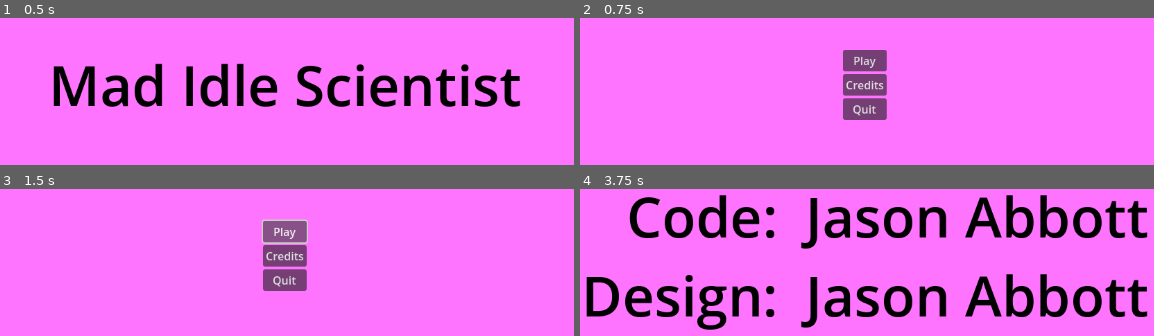
Above: before the commit, frames 1-4 (two rows, left to right).
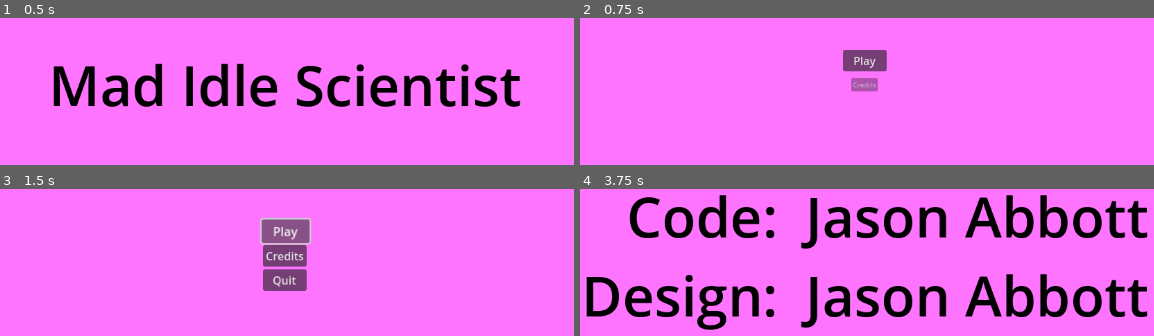
Above: after the commit, the same moments.

Repository: Habidakus/mad-idle-scientist
Game: Godot game, scene res://Scenes/main.tscn
Same seed, same stepped clock (60 frames per second), same inputs: the game is played once before the commit and once after it.
Inputs (mouse positions are in pixels of both pictures, inside the frame that each line leads up to):
- Up to frame 1 (0.5 s): no input
- Up to frame 2 (0.75 s): tap Enter at 0.5 s; move the mouse to (1039, 62) at 0.52 s; click (1039, 62) at 0.67 s
- Up to frame 3 (1.5 s): click "Play" at 1.25 s
- Up to frame 4 (3.75 s): click "Play" at 2 s; click "Play" at 2.75 s; click "Credits" at 3.5 s

Frame 1 is identical in both runs. In frame 2, 2.3% of the frame differs, in the area x 45-54%, y 38-70%; in frame 3, 0.7%; in frame 4, nothing differs.
Error in both runs: Assertion failed: Play is not a valid state (res://Scripts/StateMachine/StateMachine.gd:32)

Commit message:
Added simple control decorator

Diff:
--- a/Scenes/main.tscn
+++ b/Scenes/main.tscn
@@ -1,8 +1,9 @@
-[gd_scene load_steps=4 format=3 uid="uid://7cvnh6gy8rxu"]
+[gd_scene load_steps=5 format=3 uid="uid://7cvnh6gy8rxu"]
 
 [ext_resource type="Script" path="res://Scripts/StateMachine/StateMachine.gd" id="1_2u3i6"]
 [ext_resource type="Script" path="res://Scripts/StateMachine/StateMachineState_AnyKeyToContinue.gd" id="2_6bx2r"]
 [ext_resource type="Script" path="res://Scripts/StateMachine/StateMachineState_MainMenu.gd" id="3_dgp3i"]
+[ext_resource type="Script" path="res://Scripts/Decorators/ControlDecorator.gd" id="4_hagyi"]
 
 [node name="Main" type="Control"]
 layout_mode = 3
@@ -90,13 +91,24 @@
 layout_mode = 2
 text = "Play"
 
+[node name="PlayDecorator" type="Node" parent="MainStateMachine/MainMenu/VBoxContainer/Play"]
+script = ExtResource("4_hagyi")
+
 [node name="Credits" type="Button" parent="MainStateMachine/MainMenu/VBoxContainer"]
 layout_mode = 2
 text = "Credits"
 
+[node name="CreditsDecorator" type="Node" parent="MainStateMachine/MainMenu/VBoxContainer/Credits" node_paths=PackedStringArray("loads_after")]
+script = ExtResource("4_hagyi")
+loads_after = NodePath("../../Play/PlayDecorator")
+
 [node name="Quit" type="Button" parent="MainStateMachine/MainMenu/VBoxContainer"]
 layout_mode = 2
 text = "Quit"
+
+[node name="QuitDecorator" type="Node" parent="MainStateMachine/MainMenu/VBoxContainer/Quit" node_paths=PackedStringArray("loads_after")]
+script = ExtResource("4_hagyi")
+loads_after = NodePath("../../Credits/CreditsDecorator")
 
 [node name="Credits" type="Control" parent="MainStateMachine" node_paths=PackedStringArray("next_state")]
 visible = false
--- /dev/null
+++ b/Scripts/Decorators/ControlDecorator.gd
@@ -0,0 +1,108 @@
+extends Node
+
+class_name ControlDecorator
+
+@export var loads_after : ControlDecorator = null
+
+signal loading_completed
+
+var target : Control = null
+var our_state : StateMachineState = null
+
+# Default Settings
+var settings_default = {
+	"scale": Vector2.ONE,
+	"duration_in_seconds": 0.15,
+	"self_modulate": Color.WHITE,
+	"transition_type": Tween.TransitionType.TRANS_QUAD,
+}
+# Hover Settings
+var settings_hover = {
+	"scale": Vector2.ONE * 1.1,
+	"duration_in_seconds": 0.15,
+	"self_modulate": Color.WHITE,
+	"transition_type": Tween.TransitionType.TRANS_QUAD,
+}
+# Loading Settings
+var settings_loading = {
+	"scale": Vector2.ZERO,
+	"duration_in_seconds": 0.05,
+	"self_modulate": Color(Color.WHITE, 0),
+	"transition_type": Tween.TransitionType.TRANS_QUAD,
+}
+
+# Called when the node enters the scene tree for the first time.
+func _ready() -> void:
+	target = get_parent() as Control
+	assert(target != null, "{0} does not have a Control as a parent".format([name]))
+	target.mouse_entered.connect(on_hover)
+	target.mouse_exited.connect(off_hover)
+
+	our_state = get_our_state(target)
+	our_state.state_enter.connect(on_state_entered)
+
+	if loads_after != null:
+		loads_after.loading_completed.connect(on_load_after_completed)
+
+	call_deferred("setup")
+
+func on_hover() -> void:
+	add_transition("hover", settings_hover, settings_hover["duration_in_seconds"], Callable())
+
+func off_hover() -> void:
+	add_transition("default-off-hover", settings_default, settings_hover["duration_in_seconds"], Callable())
+
+func on_state_entered() -> void:
+	add_transition("loading", settings_loading, 0.01, finished_loading)
+
+func on_load_after_completed() -> void:
+	add_transition("default-dependancy-loaded", settings_default, settings_default["duration_in_seconds"], signal_finished_loading)
+
+func finished_loading() -> void:
+	if loads_after == null:
+		add_transition("default-state-entered", settings_default, settings_loading["duration_in_seconds"], signal_finished_loading)
+
+func signal_finished_loading() -> void:
+	loading_completed.emit()
+
+var tween : Tween = null
+var callback_after_tween_finished : Callable = Callable()
+
+func invoke_tween_callback() -> void:
+	var tmp : Callable = callback_after_tween_finished
+	callback_after_tween_finished = Callable()
+	tmp.call()
+
+func add_transition(mode_name : String, settings, seconds : float, callback : Callable ) -> void:
+	#print("Starting transition " + target.name + " to " + mode_name)
+
+	if tween != null && tween.is_running():
+		tween.kill()
+		if callback_after_tween_finished.is_valid():
+			invoke_tween_callback()
+
+	callback_after_tween_finished = callback
+
+	# In case we're already out of scene when this gets called
+	var tree = get_tree()
+	if tree != null:
+		tween = tree.create_tween()
+		tween.tween_property(target, "scale", settings["scale"], seconds).set_trans(settings["transition_type"])
+		tween.parallel().tween_property(target, "self_modulate", settings["self_modulate"], seconds).set_trans(settings["transition_type"])
+		if callback_after_tween_finished.is_valid():
+			tween.tween_callback(invoke_tween_callback)
+	else:
+		print("add_transition(" + mode_name + ") called when " + name + ".get_tree() returned null")
+
+func get_our_state(t) -> StateMachineState:
+	while t != null:
+		if t is StateMachineState:
+			return t as StateMachineState
+		t = t.get_parent()
+	assert(false, "{0} does not have a StateMachineState as an ancestor".format(name))
+	return null
+
+func setup() -> void:
+	target.pivot_offset = target.size / 2.0
+	settings_default["scale"] = target.scale
+	settings_hover["scale"] = target.scale * 1.1
